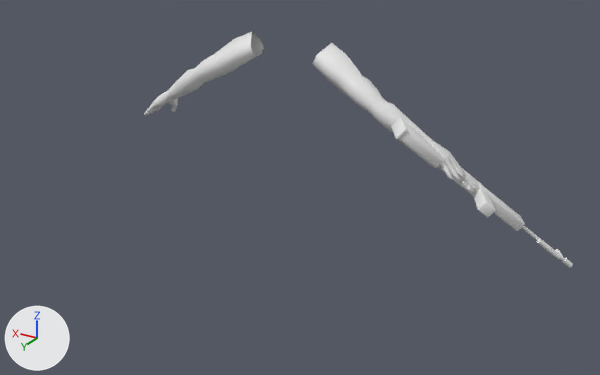
The glTF model assets/player/viewmodels/m14_fp.glb: old version first, new version second.
One viewpoint serves both versions: a 50 mm camera at (-1.88, 3.08, 2.48) aimed at (-0.27, 0.39, 1.14). The lights are fixed; the arrows at lower left show +X, +Y and +Z. The first picture is the older version. Materials are left out; every surface is plain grey.

The first picture shows 'ArmsMesh', 'M14_Rifle'.
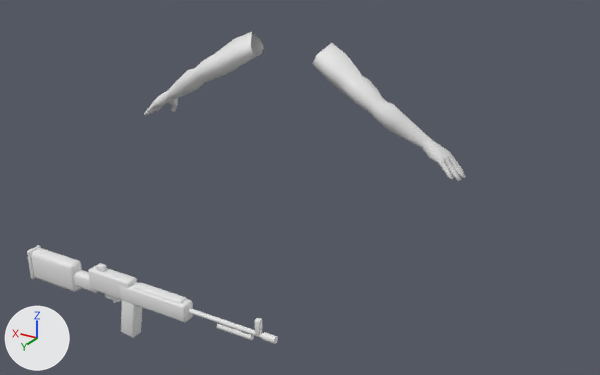
What differs and where, as boxes (x1, y1, x2, y2) in the pictures (600 x 375 px):
'M14_Rifle', moved, turned: before (391, 117, 573, 268); after (27, 245, 278, 344)

The change, as a list of edits to the scene's bpy script:
```text
Change ob_m14_rifle:
    ob_m14_rifle.rotation_euler: (1.448, -0.702, 0.68) -> (0.0, 0.0, 0.0)  # degrees (83, -40, 39) -> degrees (0, 0, 0)
    ob_m14_rifle.location: (-0.829, -0.051, 1.122) -> (0.0, 1.2, 1.0)
```
